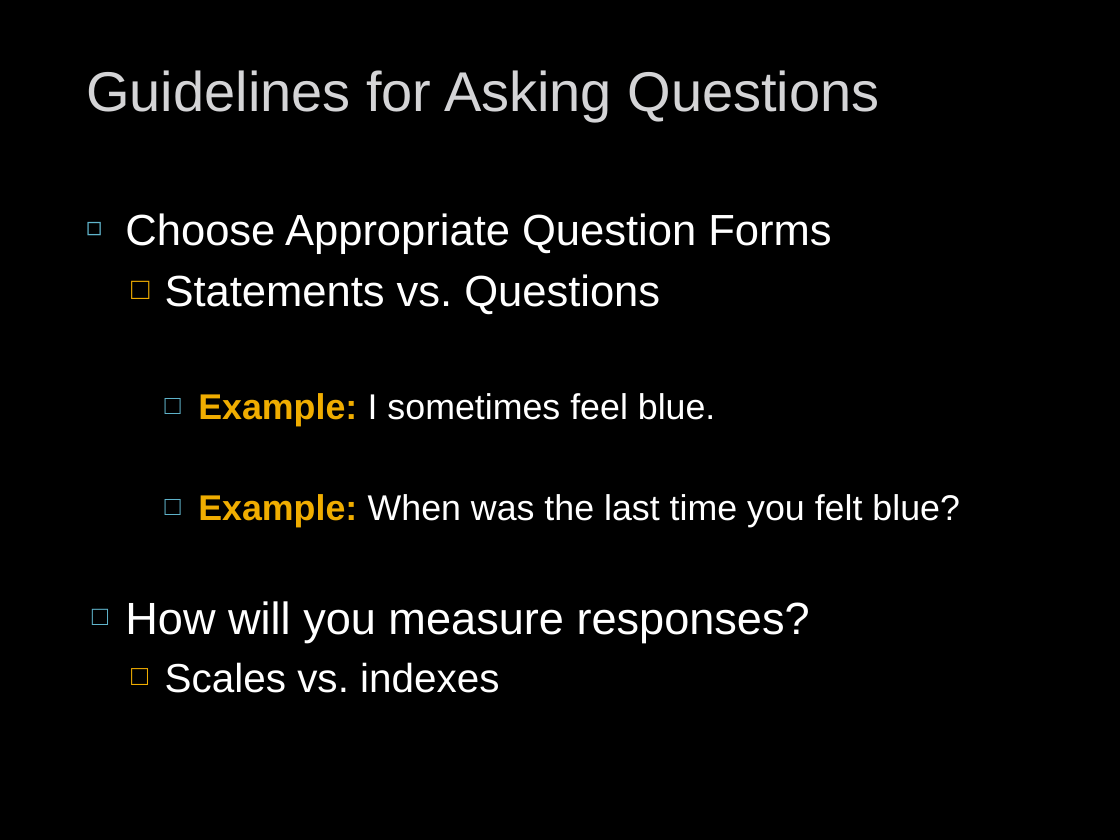
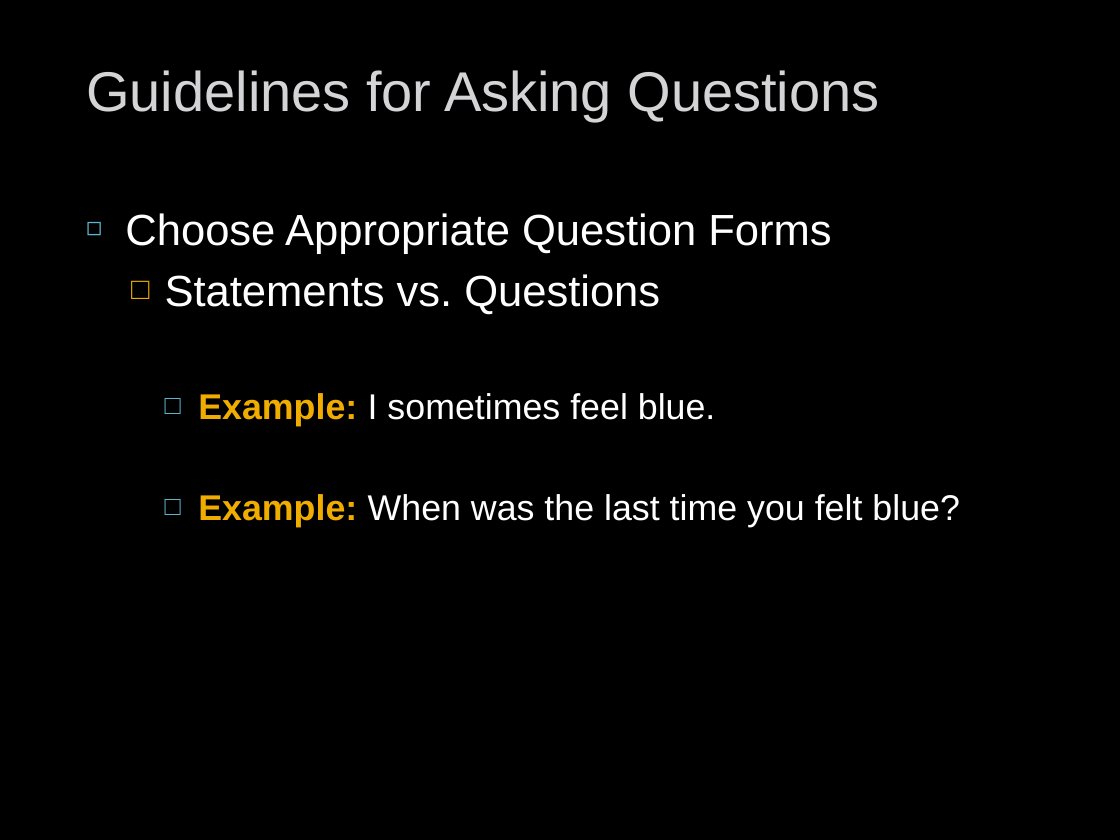
Before and after one commit to npm27/Teaching-Materials, a slide deck: slide 5 of Research Methods/Slides/Survey Research.pptx. Drawn at 1120x840 pixels with LibreOffice and Linux fonts; fonts in the diff are those of the drawing. Boxes give left, top, right and bottom in pixels: in the first picture for what was removed or moved away, otherwise in the second. Text is boxed around its words. In the diff, an @@ line names an element or a change of style, - is before the commit and + after.

```diff
--- a/Research Methods/Slides/Survey Research.pptx
+++ b/Research Methods/Slides/Survey Research.pptx
@@ text at <box>125,601,810,693</box>: paragraphs removed @@
-□ How will you measure responses?
-  □ Scales vs. indexes
```
Also in this commit, not shown: 3 other slides changed, 8 slides removed.
